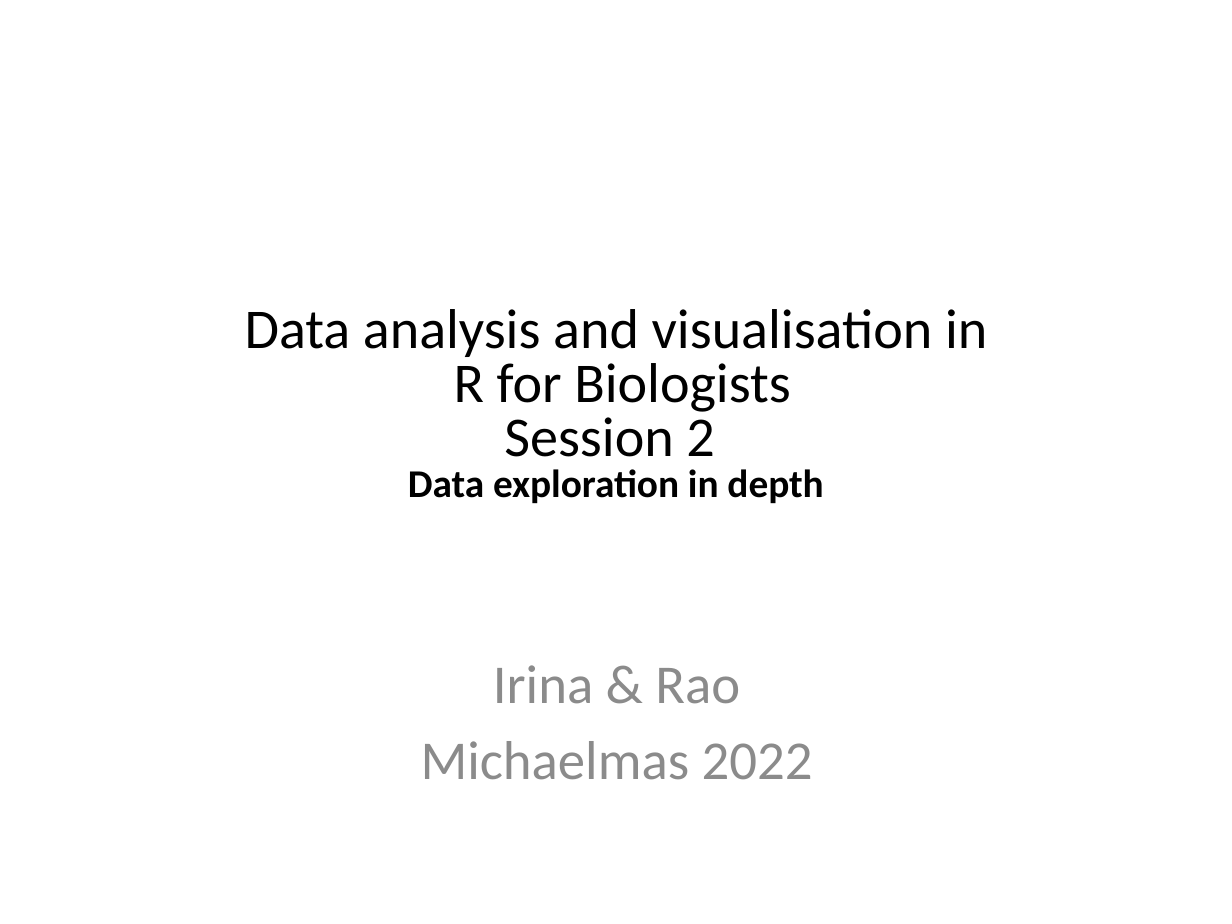
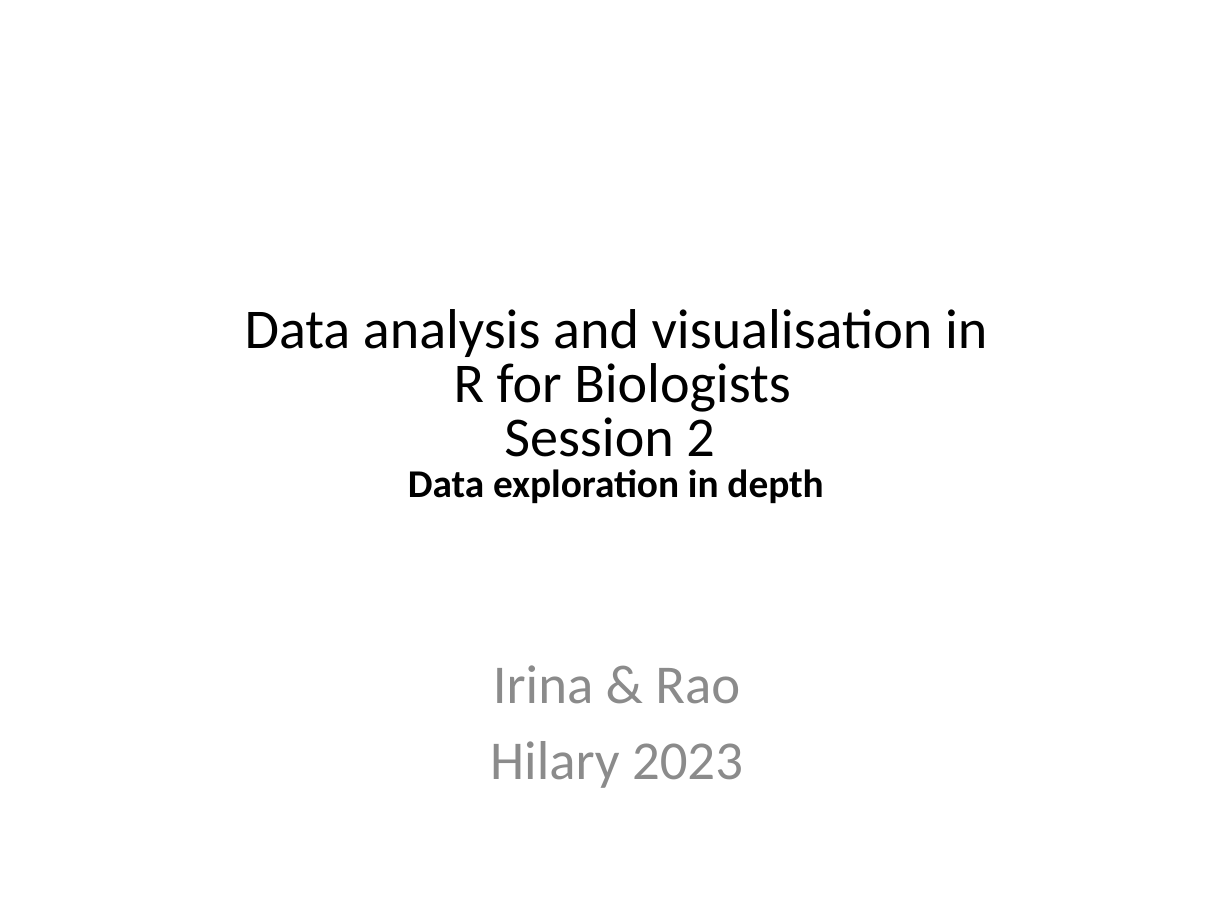
Before and after one commit to sraorao/data_analysis_visualisation_R_HT2023, a slide deck: slide 1 of powerpoint files/Session2.pptx. Drawn at 1232x924 pixels with LibreOffice and Linux fonts; fonts in the diff are those of the drawing. Boxes give left, top, right and bottom in pixels: in the first picture for what was removed or moved away, otherwise in the second. Text is boxed around its words. In the diff, an @@ line names an element or a change of style, - is before the commit and + after.

```diff
--- a/powerpoint files/Session2.pptx
+++ b/powerpoint files/Session2.pptx
@@ text at bbox=[490, 741, 743, 788]: text changed @@
-Michaelmas 2022
+Hilary 2023
```
Also in this commit, not shown: 2 other files.
